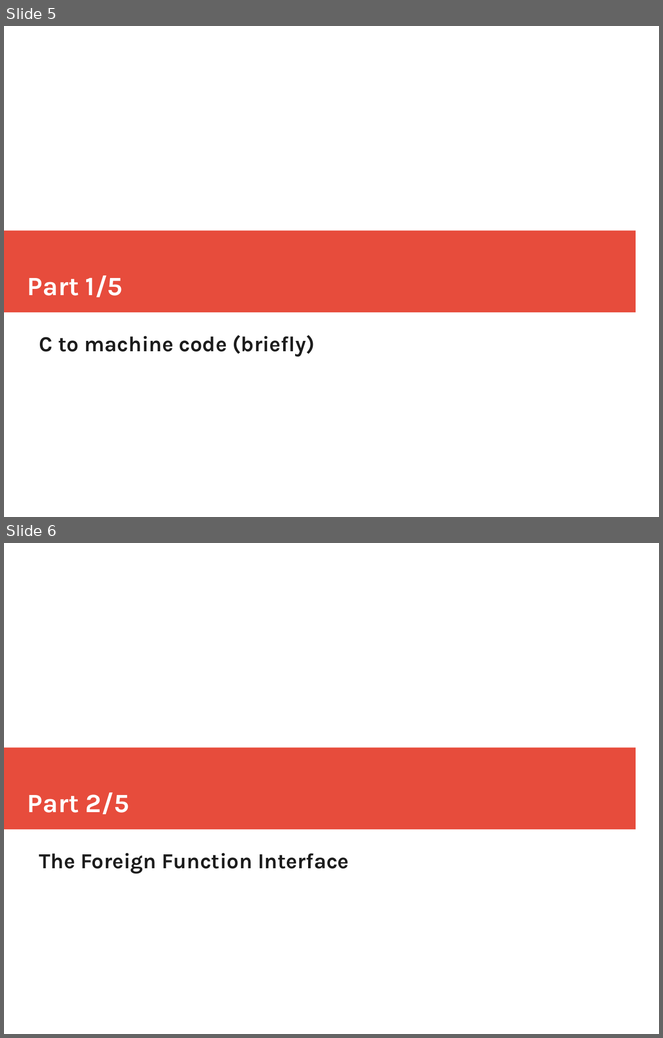
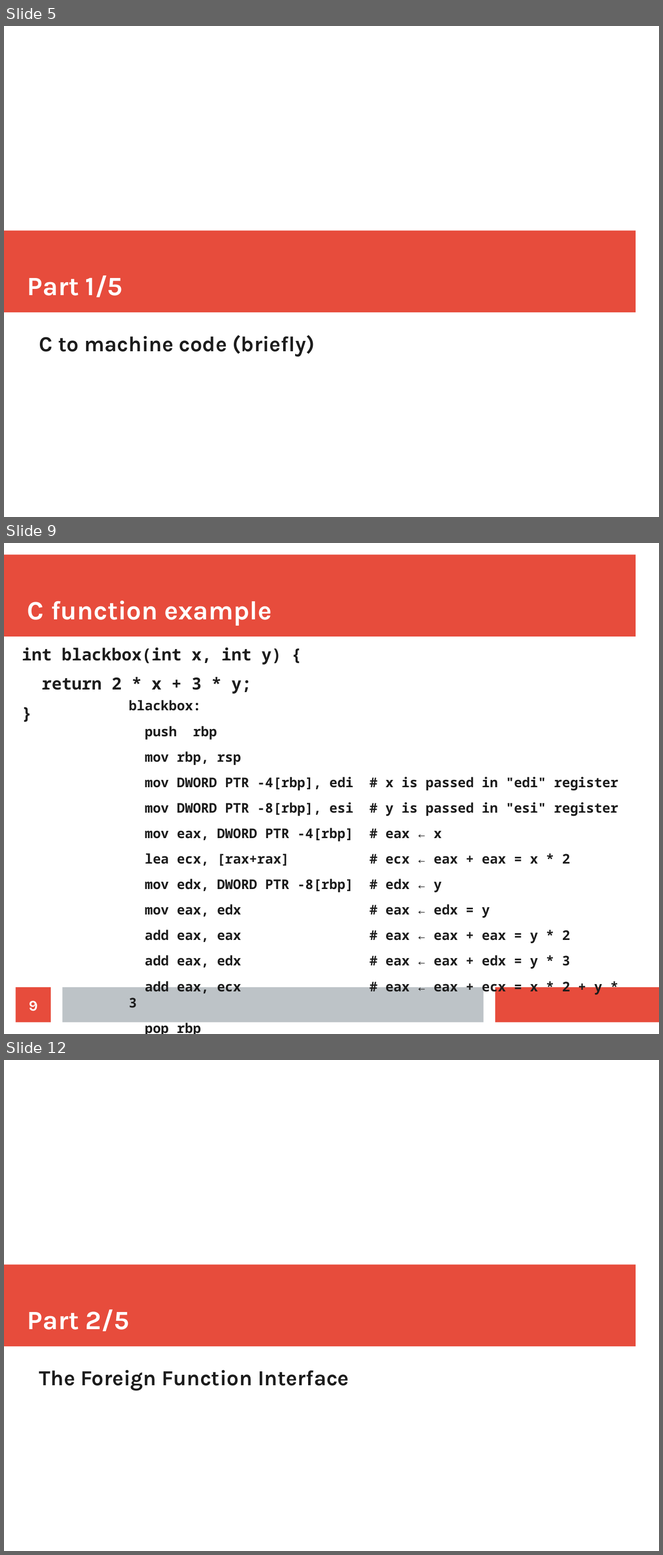
Before and after one commit to mtolly/haskell-c-talk, a slide deck: presentation.odp. Shown one above the other, each under a label of ours: slides 5 and 6 before the commit, slides 5, 9 and 12 after it; the slides between them are not shown. The pictures are 663x1038 and 663x1555 pixels, drawn with LibreOffice and Linux fonts; fonts in the diff are those of the drawing. Boxes give left, top, right and bottom in pixels: in the first picture for what was removed or moved away, otherwise in the second. Text is boxed around its words. In the diff, an @@ line names an element or a change of style, - is before the commit and + after.

Commit message:
Presentation progress, assembly example

```diff
--- a/presentation.odp
+++ b/presentation.odp
@@ slide 9 added at [4,543,659,1034], background #FFFFFF @@
@@ rectangle added at [4,555,636,637], fill #E74C3C @@
@@ title added at [27,601,272,626], 32 pt, text #FFFFFF, bold @@
+C function example
@@ text added at [22,648,281,694], 20.1 pt, text #1C1C1C, bold @@
+int blackbox(int x, int y) {
+return 2 * x + 3 * y;
+}
@@ text added at [129,700,619,1034], 16.2 pt, text #1C1C1C, bold @@
+blackbox:
+push rbp
+mov rbp, rsp
+mov DWORD PTR -4[rbp], edi # x is passed in "edi" register
+mov DWORD PTR -8[rbp], esi # y is passed in "esi" register
+mov eax, DWORD PTR -4[rbp] # eax ← x
+lea ecx, [rax+rax] # ecx ← eax + eax = x * 2
+mov edx, DWORD PTR -8[rbp] # edx ← y
+mov eax, edx # eax ← edx = y
+add eax, eax # eax ← eax + eax = y * 2
+add eax, edx # eax ← eax + edx = y * 3
+add eax, ecx # eax ← eax + ecx = x * 2 + y * 3
+pop rbp
+ret # jump back to the caller
@@ page number added at [16,988,51,1023], fill #E74C3C, 18 pt, text #FFFFFF, bold @@
+9
@@ rectangle added at [62,988,484,1023], fill #BDC3C7 @@
@@ rectangle added at [496,988,659,1023], fill #E74C3C @@
@@ what was slide 6 is now slide 12 @@
```
Also in this commit, not shown: 2 slides changed, 5 other slides added, 6 other files.
